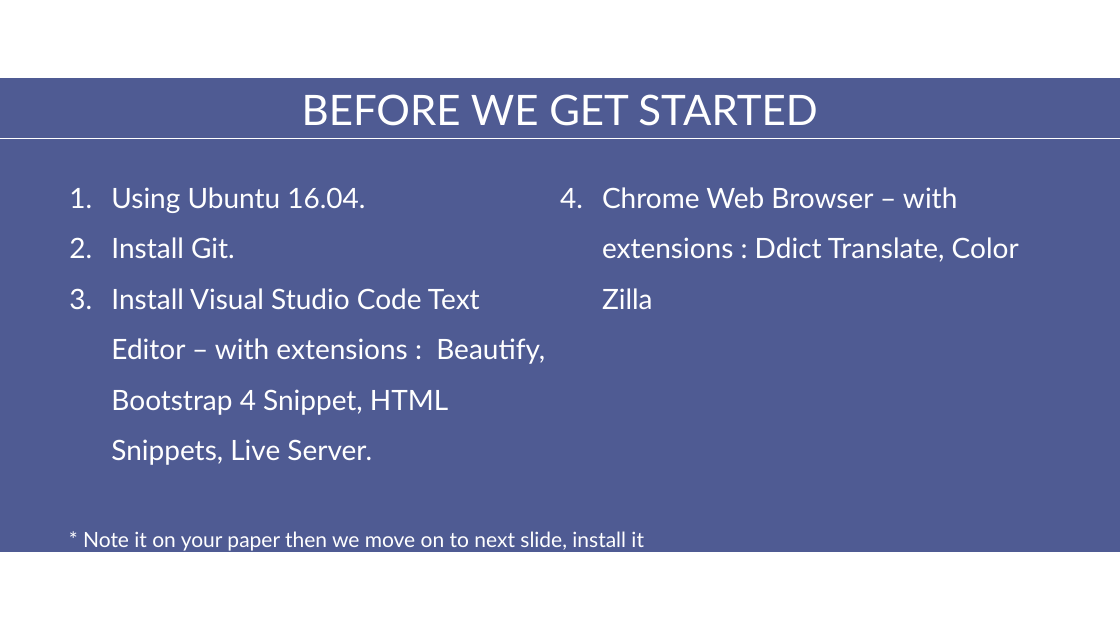
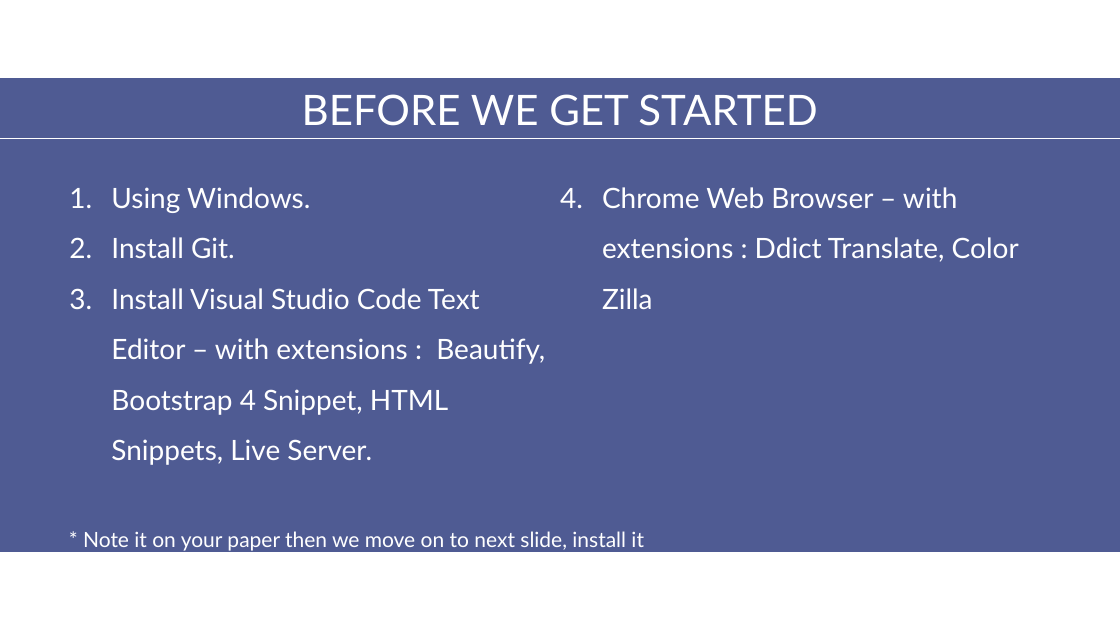
Before and after one commit to aptech-php/aptech-php-course, a slide deck: slide 2 of HTML-CSS-JS/slides/1-Enviroment.pptx. Drawn at 1120x630 pixels with LibreOffice and Linux fonts; fonts in the diff are those of the drawing. Boxes give left, top, right and bottom in pixels: in the first picture for what was removed or moved away, otherwise in the second. Text is boxed around its words. In the diff, an @@ line names an element or a change of style, - is before the commit and + after.

```diff
--- a/HTML-CSS-JS/slides/1-Enviroment.pptx
+++ b/HTML-CSS-JS/slides/1-Enviroment.pptx
@@ text at (111, 187, 310, 213): text changed @@
-1. Using Ubuntu 16.04.
+1. Using Windows.
```
Also in this commit, not shown: 1 other slide changed, 6 other files.
